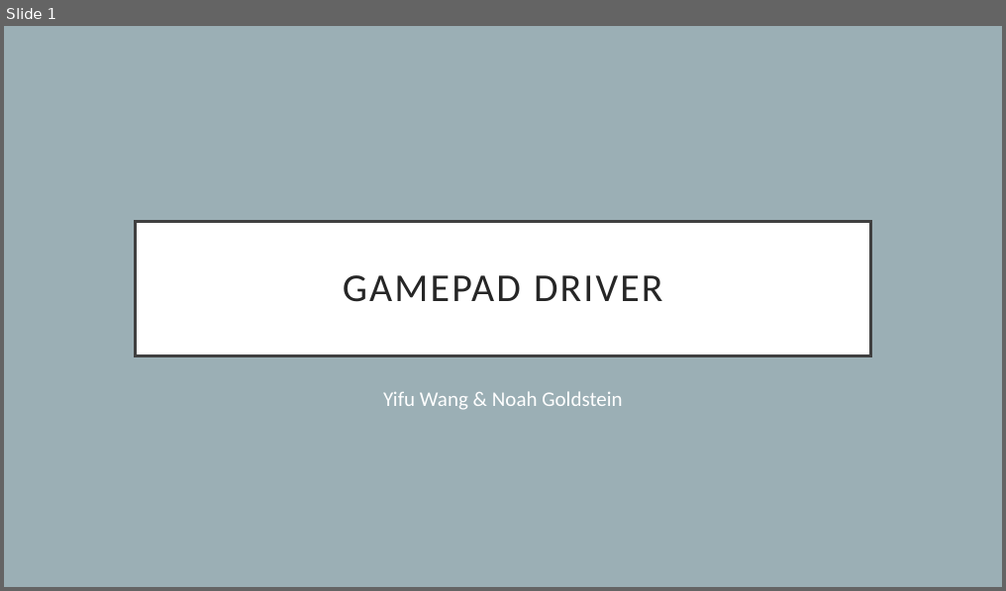
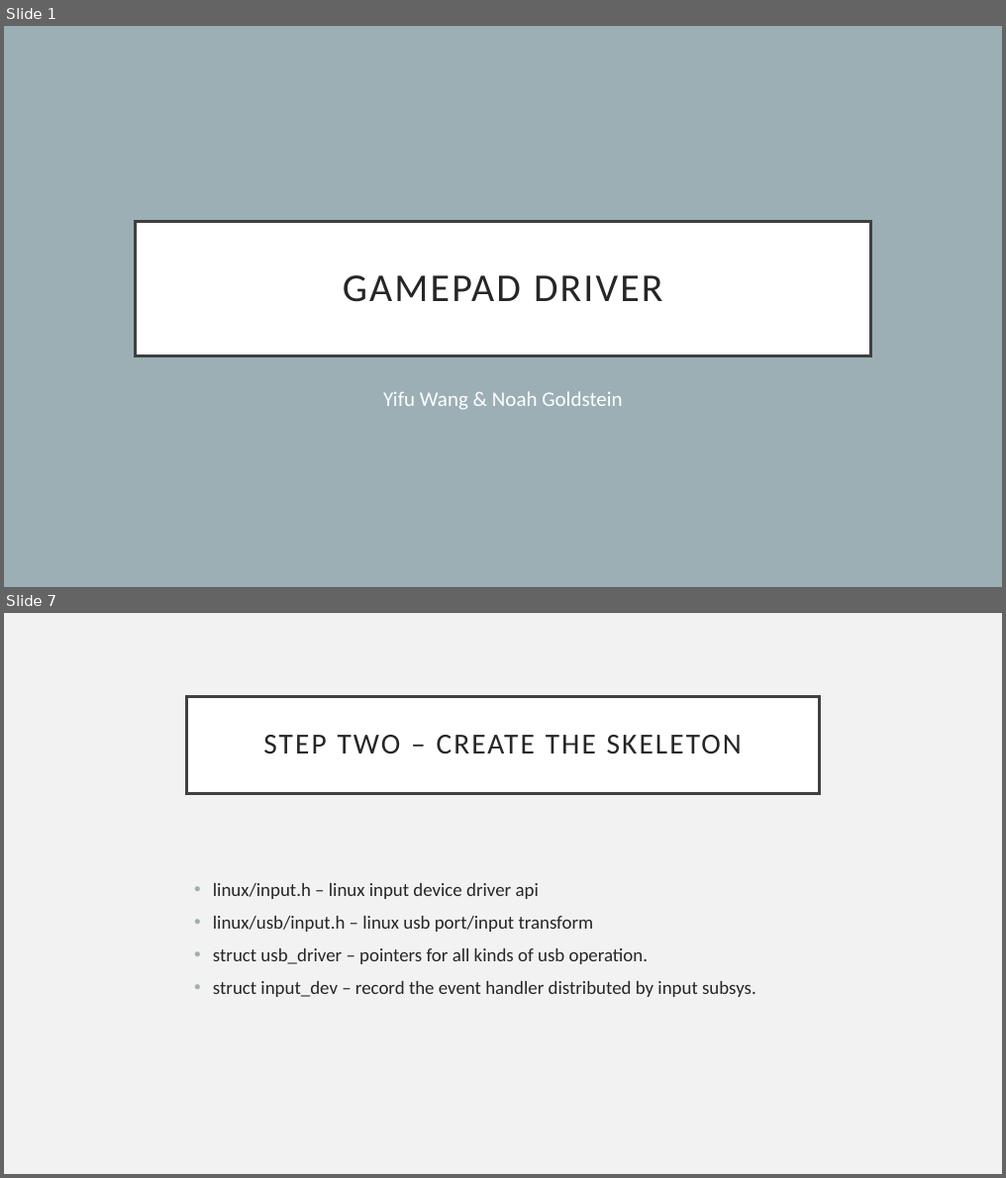
Before and after one commit to Luna1996/Joystick, a slide deck: present.pptx. Shown one above the other, each under a label of ours: slide 1 before the commit, slides 1 and 7 after it; the slides between them are not shown. The pictures are 1006x591 and 1006x1178 pixels, drawn with LibreOffice and Linux fonts; fonts in the diff are those of the drawing. Boxes give left, top, right and bottom in pixels: in the first picture for what was removed or moved away, otherwise in the second. Text is boxed around its words. In the diff, an @@ line names an element or a change of style, - is before the commit and + after.

```diff
--- a/present.pptx
+++ b/present.pptx
@@ slide 7 added at bbox=[4, 613, 1002, 1174], background #F2F2F2 @@
@@ title added at bbox=[187, 696, 819, 793], fill #FFFFFF, outline #404040 2.5 pt, 28 pt, text #262626 @@
+STEP TWO – CREATE THE SKELETON
@@ text added at bbox=[213, 883, 756, 997], 18 pt, text #262626 @@
+• linux/input.h – linux input device driver api
+• linux/usb/input.h – linux usb port/input transform
+• struct usb_driver – pointers for all kinds of usb operation.
+• struct input_dev – record the event handler distributed by input subsys.
```
Also in this commit, not shown: 2 slides changed, 9 other slides added, 2 slides removed, 1 other file.
